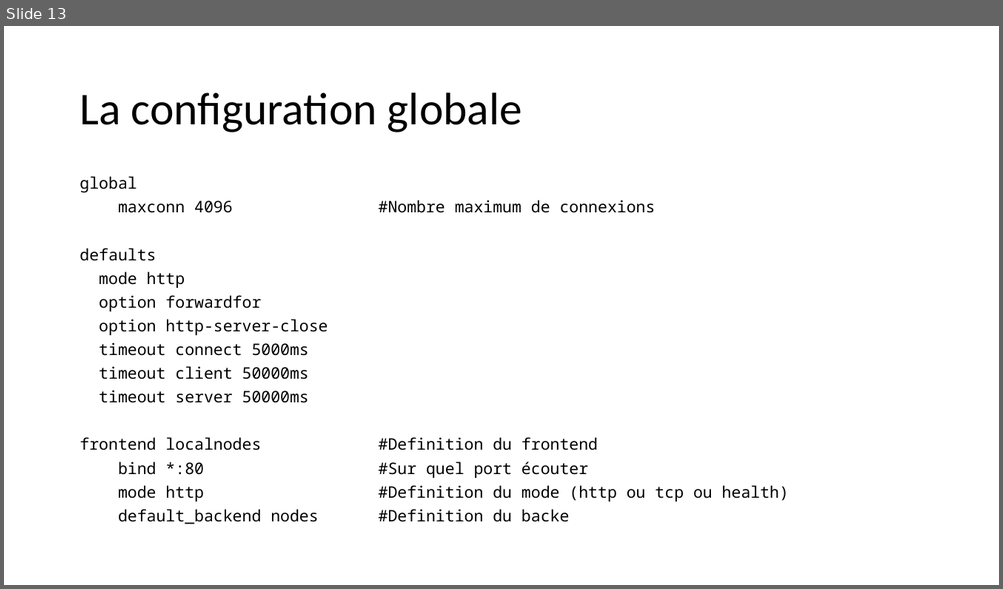
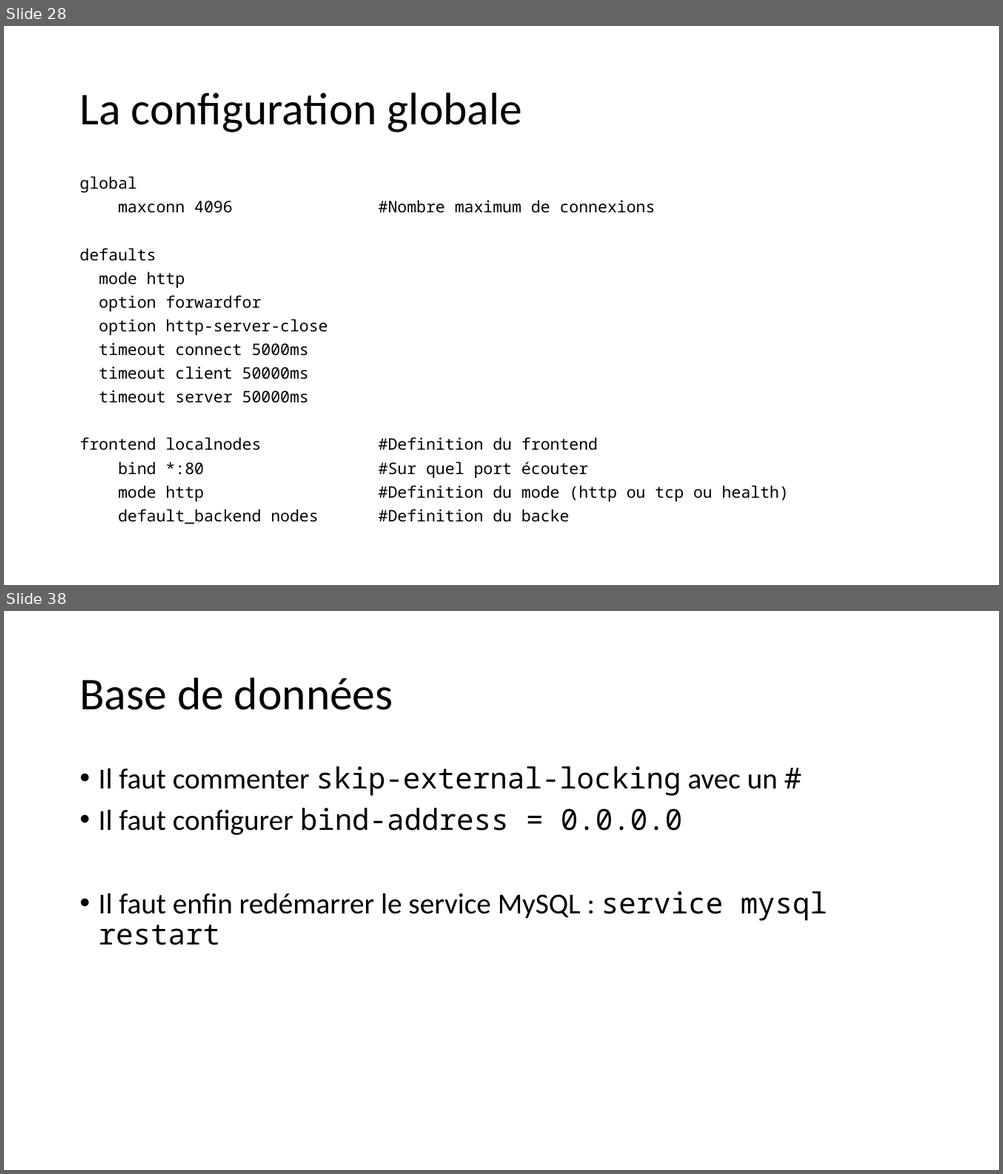
Before and after one commit to jeremysalmon/coursSystemeReparti, a slide deck: systeme_reparti.pptx. Shown one above the other, each under a label of ours: slide 13 before the commit, slides 28 and 38 after it; the slides between them are not shown. The pictures are 1003x589 and 1003x1174 pixels, drawn with LibreOffice and Linux fonts; fonts in the diff are those of the drawing. Boxes give left, top, right and bottom in pixels: in the first picture for what was removed or moved away, otherwise in the second. Text is boxed around its words. In the diff, an @@ line names an element or a change of style, - is before the commit and + after.

```diff
--- a/systeme_reparti.pptx
+++ b/systeme_reparti.pptx
@@ slide 38 added at [4,611,999,1170], background #FFFFFF @@
@@ title added at [79,678,393,710], 44 pt, text #000000 @@
+Base de données
@@ text added at [99,766,827,945], 28 pt, text #000000 @@
+• Il faut commenter skip-external-locking avec un #
+• Il faut configurer bind-address = 0.0.0.0
+• Il faut enfin redémarrer le service MySQL : service mysql restart
@@ what was slide 13 is now slide 28 @@
```
Also in this commit, not shown: 2 slides changed, 18 other slides added.
